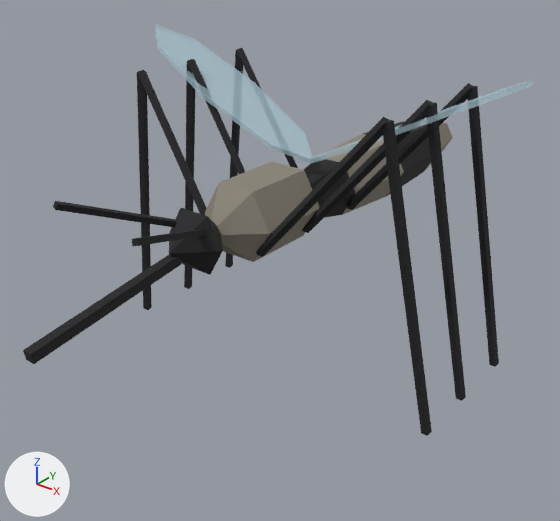
Before and after pictures for a commit that changed the glTF model site/models/GN_Mosquito_01.glb.
The view is the same before and after, from a 50 mm camera at (0.0058, -0.0075, 0.00597) aimed at (-0.00002, -0.00024, 0.00146). Arrows for +X, +Y and +Z are at lower left; the lights stay in place. The picture after the commit comes second. Both versions are drawn at frame 0 of the action 'Fly'; the numbers are the values there. Vertices at exactly the same position are counted once.

The first picture shows 'GN_Mosquito_01'.
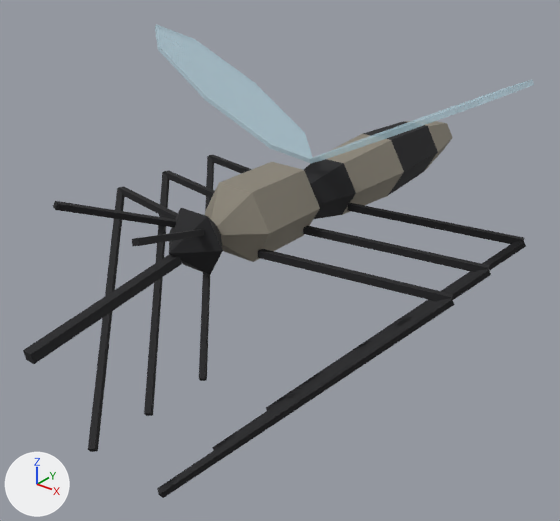
What differs and where, as boxes [x1, y1, x2, y2] in the pictures (560 x 521 px; the box of a moved part takes in the faces that stretch with it):
'GN_Mosquito_01', reshaped: before [23, 48, 499, 436]; after [23, 121, 526, 498]
part 1 of me_gn_mosquito_01, moved or reshaped: before [138, 70, 207, 215]; after [53, 201, 176, 227]
part 2 of me_gn_mosquito_01, moved or reshaped: before [188, 59, 245, 174]; after [118, 186, 178, 219]
part 3 of me_gn_mosquito_01, moved or reshaped: before [184, 59, 196, 289]; after [88, 188, 125, 452]
part 4 of me_gn_mosquito_01, moved or reshaped: before [237, 48, 298, 168]; after [164, 170, 215, 198]
part 5 of me_gn_mosquito_01, moved or reshaped: before [225, 48, 243, 268]; after [144, 172, 170, 416]
part 6 of me_gn_mosquito_01, moved or reshaped: before [256, 117, 389, 257]; after [209, 155, 252, 174]
part 7 of me_gn_mosquito_01, moved or reshaped: before [383, 120, 432, 436]; after [199, 156, 214, 381]
part 8 of me_gn_mosquito_01, moved or reshaped: before [302, 100, 433, 233]; after [257, 249, 453, 302]
part 9 of me_gn_mosquito_01, moved or reshaped: before [426, 103, 466, 401]; after [157, 299, 455, 498]
part 10 of me_gn_mosquito_01, moved or reshaped: before [346, 83, 473, 210]; after [303, 226, 490, 272]
part 11 of me_gn_mosquito_01, moved or reshaped: before [467, 86, 499, 367]; after [212, 269, 491, 451]
part 12 of me_gn_mosquito_01, moved or reshaped: before [53, 201, 204, 246]; after [266, 203, 526, 411]
part 13 of me_gn_mosquito_01, moved or reshaped: before [137, 70, 152, 310]; after [132, 229, 204, 246]

What changed in the scene script:
```text
Change me_gn_mosquito_01:
    remove me_gn_mosquito_01.from_pydata(...)  # 236 vertices, 384 faces; spans x -0.00284..0.00284, y -0.00411..0.0043, z -0.00001..0.00415
    add me_gn_mosquito_01.from_pydata(...)  # 236 vertices, 384 faces; spans x -0.00284..0.00284, y -0.00411..0.0043, z -0.00019..0.00415
    me_gn_mosquito_01 part 1: the loose piece of 8 vertices spanning x -0.00188..-0.00031, y -0.00116..-0.00074, z 0.00196..0.00384 is multiplied about its middle by the matrix ((0.447, -0.366, 0.222), (0.385, 0.203, -0.44), (0.188, 0.456, 0.374)), then moved by (0.00071, -0.0016, -0.00013)
    me_gn_mosquito_01 part 2: the loose piece of 8 vertices spanning x -0.00188..-0.00031, y -0.00026..0.00016, z 0.00196..0.00384 is multiplied about its middle by the matrix ((0.743, 0.0, -0.669), (0.548, 0.574, 0.609), (0.384, -0.819, 0.426)), then moved by (-0.00041, -0.00082, -0.00092)
    me_gn_mosquito_01 part 3: the loose piece of 8 vertices spanning x -0.00251..-0.00178, y 0.00005..0.00045, z -0.00001..0.00381 is multiplied about its middle by the matrix ((0.743, 0.0, -0.669), (0.548, 0.574, 0.609), (0.384, -0.819, 0.426)), then moved by (0.00053, -0.00213, -0.001)
    me_gn_mosquito_01 part 4: the loose piece of 8 vertices spanning x -0.00188..-0.00031, y 0.00074..0.00116, z 0.00196..0.00384 is multiplied about its middle by the matrix ((0.743, 0.0, -0.669), (0.548, 0.574, 0.609), (0.384, -0.819, 0.426)), then moved by (-0.00041, -0.00092, -0.00092)
    me_gn_mosquito_01 part 5: the loose piece of 8 vertices spanning x -0.00251..-0.00178, y 0.00105..0.00145, z -0.00001..0.00381 is multiplied about its middle by the matrix ((0.743, 0.0, -0.669), (0.548, 0.574, 0.609), (0.384, -0.819, 0.426)), then moved by (0.00053, -0.00223, -0.001)
    me_gn_mosquito_01 part 6: the loose piece of 8 vertices spanning x 0.00031..0.00188, y -0.00116..-0.00074, z 0.00196..0.00384 is multiplied about its middle by the matrix ((-0.485, -0.248, -0.838), (0.724, -0.652, -0.226), (-0.49, -0.716, 0.496)), then moved by (-0.0026, 0.00198, -0.00092)
    me_gn_mosquito_01 part 7: the loose piece of 8 vertices spanning x 0.00178..0.00251, y -0.00085..-0.00045, z -0.00001..0.00381 is multiplied about its middle by the matrix ((0.865, -0.269, -0.424), (0.5, 0.398, 0.769), (-0.038, -0.877, 0.479)), then moved by (-0.00376, 0.00067, -0.001)
    me_gn_mosquito_01 part 8: the loose piece of 8 vertices spanning x 0.00031..0.00188, y -0.00026..0.00016, z 0.00196..0.00384 is multiplied about its middle by the matrix ((0.743, 0.0, 0.669), (-0.548, 0.574, 0.609), (-0.384, -0.819, 0.426)), then moved by (0.00041, -0.00082, -0.00092)
    me_gn_mosquito_01 part 9: the loose piece of 8 vertices spanning x 0.00178..0.00251, y 0.00005..0.00045, z -0.00001..0.00381 is multiplied about its middle by the matrix ((0.743, 0.0, 0.669), (-0.548, 0.574, 0.609), (-0.384, -0.819, 0.426)), then moved by (-0.00053, -0.00213, -0.001)
    me_gn_mosquito_01 part 10: the loose piece of 8 vertices spanning x 0.00031..0.00188, y 0.00074..0.00116, z 0.00196..0.00384 is multiplied about its middle by the matrix ((0.743, 0.0, 0.669), (-0.548, 0.574, 0.609), (-0.384, -0.819, 0.426)), then moved by (0.00041, -0.00092, -0.00092)
    me_gn_mosquito_01 part 11: the loose piece of 8 vertices spanning x 0.00178..0.00251, y 0.00105..0.00145, z -0.00001..0.00381 is multiplied about its middle by the matrix ((0.743, 0.0, 0.669), (-0.548, 0.574, 0.609), (-0.384, -0.819, 0.426)), then moved by (-0.00053, -0.00223, -0.001)
    me_gn_mosquito_01 part 12: 16 of 236 vertices moved; they spanned x -0.00061..0.00067, y -0.00322..-0.00188, z 0.00246..0.00307 and now span x 0.00035..0.0027, y -0.00127..0.00131, z -0.00019..0.00205; mean shift (0.00155, 0.00307, -0.00131); largest move (-0.00061, -0.0032, 0.00301) -> (0.00265, 0.0013, 0.00191)
    me_gn_mosquito_01 part 13: 8 of 236 vertices moved; they spanned x -0.00251..-0.00178, y -0.00085..-0.00045, z -0.00001..0.00381 and now span x 0.00016..0.00067, y -0.00322..-0.00188, z 0.00246..0.003; mean shift (0.00256, -0.0019, 0.00083); largest move (-0.00251, -0.00046, 0.00001) -> (0.00059, -0.00321, 0.00299)
```
